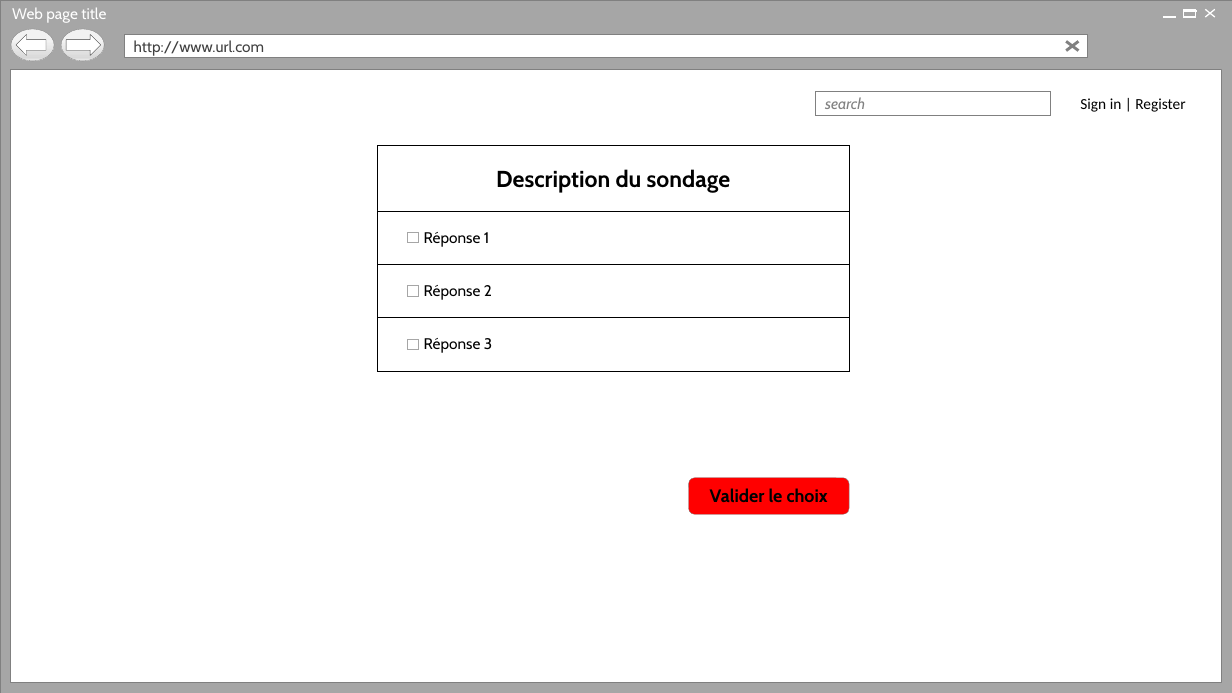
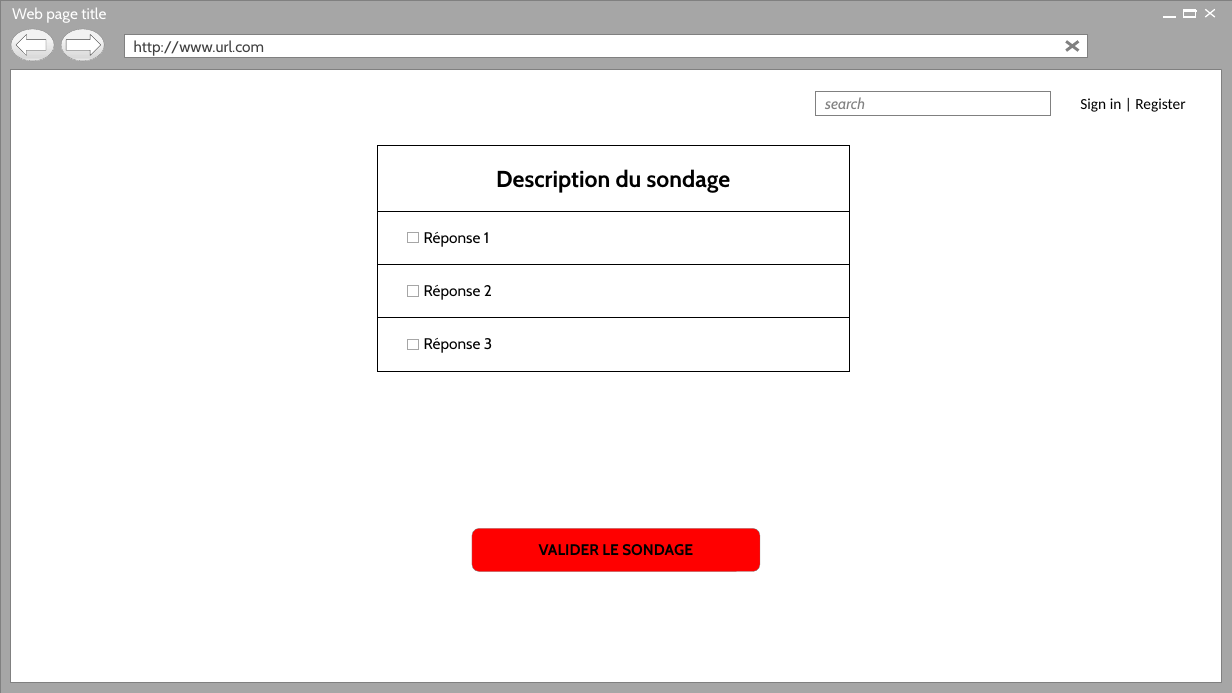
Before and after one commit to Holyz1988/PROJET1-ASP.NET, a slide deck: slide 9 of Page d’acceuil.pptx. Drawn at 1232x693 pixels with LibreOffice and Linux fonts; fonts in the diff are those of the drawing; background and template pictures are left out. Boxes give left, top, right and bottom in pixels: in the first picture for what was removed or moved away, otherwise in the second. Text is boxed around its words. In the diff, an @@ line names an element or a change of style, - is before the commit and + after.

```diff
--- a/Page d’acceuil.pptx
+++ b/Page d’acceuil.pptx
@@ rounded rectangle "VALIDER LE SONDAGE": place and size @@
-rounded rectangle "VALIDER LE SONDAGE" at (689,478,849,515)
+rounded rectangle "VALIDER LE SONDAGE" at (472,529,761,572)
@@ text in rounded rectangle at (539,544,693,556): text changed; size 14 to 12 pt @@
-Valider le choix
+VALIDER LE SONDAGE
```
Also in this commit, not shown: 13 other slides changed, 1 slide added, 1 slide removed.
